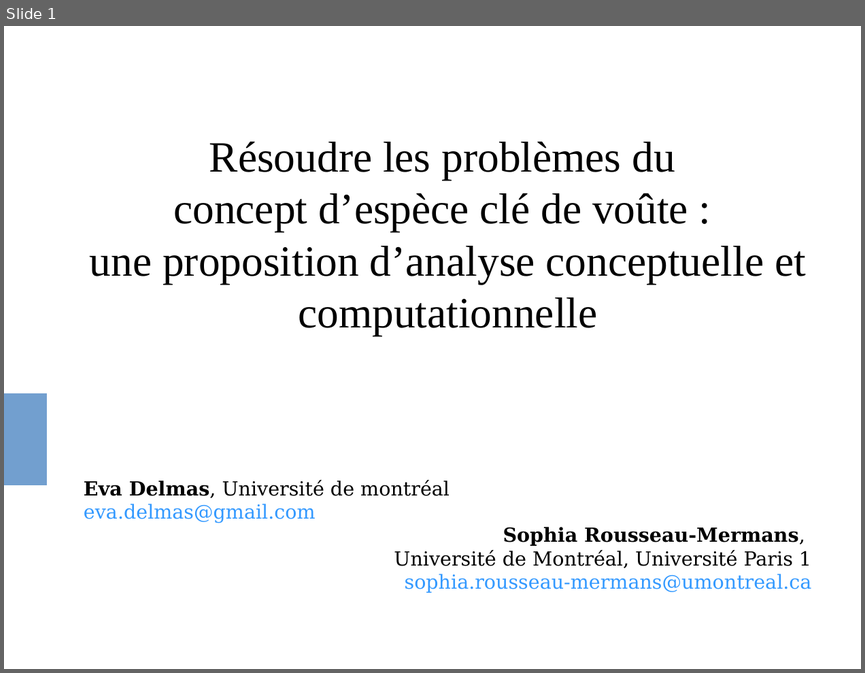
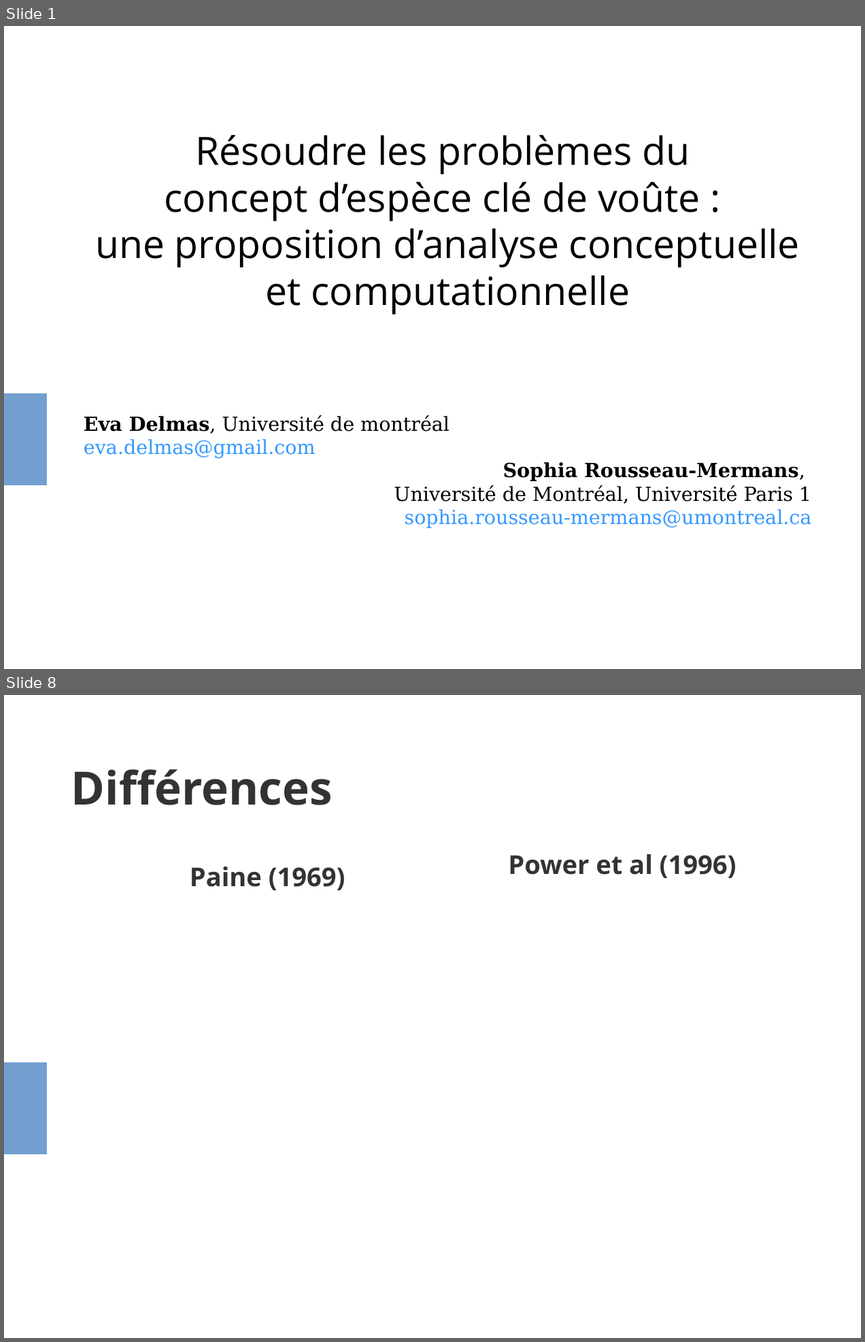
Before and after one commit to evadelmas/keystone_concept, a slide deck: presentation_LEIPS.odp. Shown one above the other, each under a label of ours: slide 1 before the commit, slides 1 and 8 after it; the slides between them are not shown. The pictures are 865x673 and 865x1342 pixels, drawn with LibreOffice and Linux fonts; fonts in the diff are those of the drawing. Boxes give left, top, right and bottom in pixels: in the first picture for what was removed or moved away, otherwise in the second. Text is boxed around its words. In the diff, an @@ line names an element or a change of style, - is before the commit and + after.

```diff
--- a/presentation_LEIPS.odp
+++ b/presentation_LEIPS.odp
@@ slide 8 added at (4, 695, 861, 1338), background #FFFFFF; not listed: 1 template element that a slide beside it also shows @@
@@ title added at (71, 769, 332, 805), 42.5 pt, text #333333, bold @@
+Différences
@@ text added at (508, 854, 736, 878), 24 pt, text #333333, bold @@
+Power et al (1996)
@@ text added at (190, 866, 345, 890), 24 pt, text #333333, bold @@
+Paine (1969)
@@ slide 1 changed as well @@
@@ subtitle at (95, 135, 800, 314): size 40 to 36 pt, font Times New Roman to Open Sans in "Résoudre les problèmes du", "concept d’espèce clé de voûte :", "une proposition d’analyse conceptuelle et computationnelle" @@
```
Also in this commit, not shown: 6 other slides added, 1 other file.
